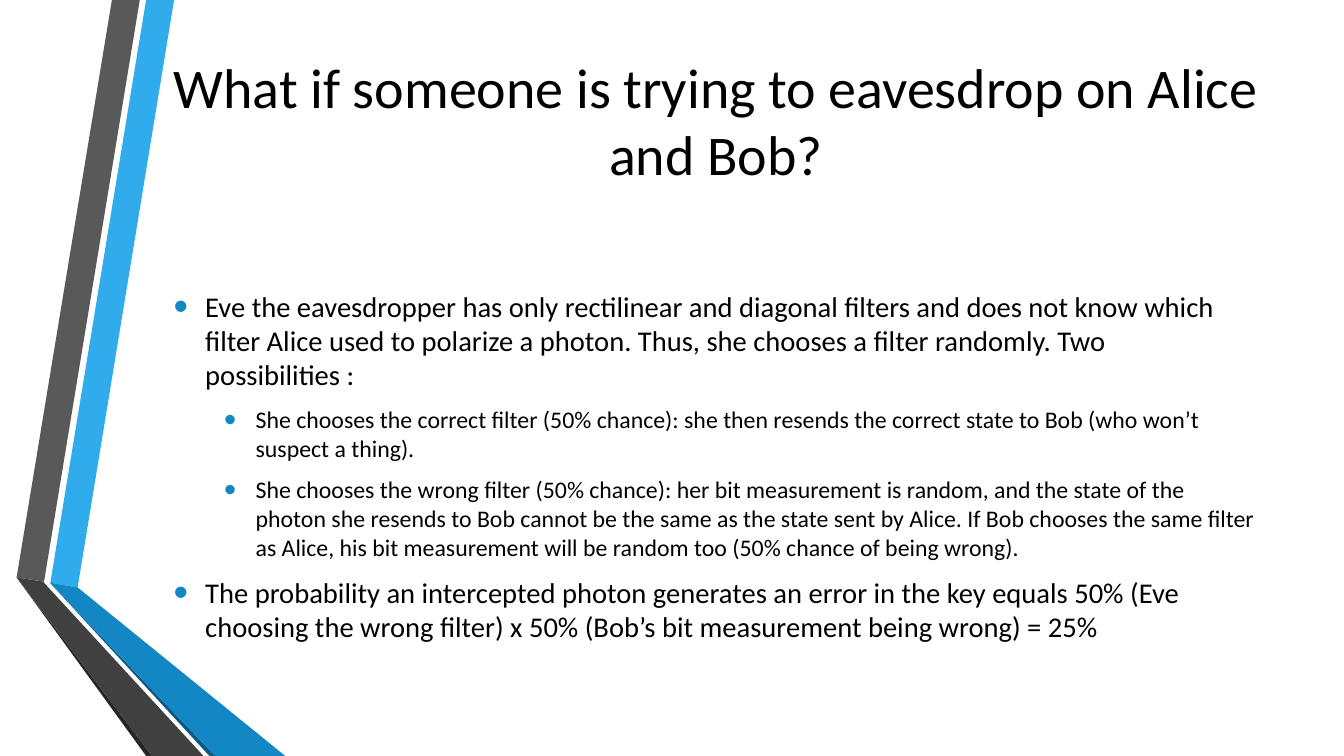
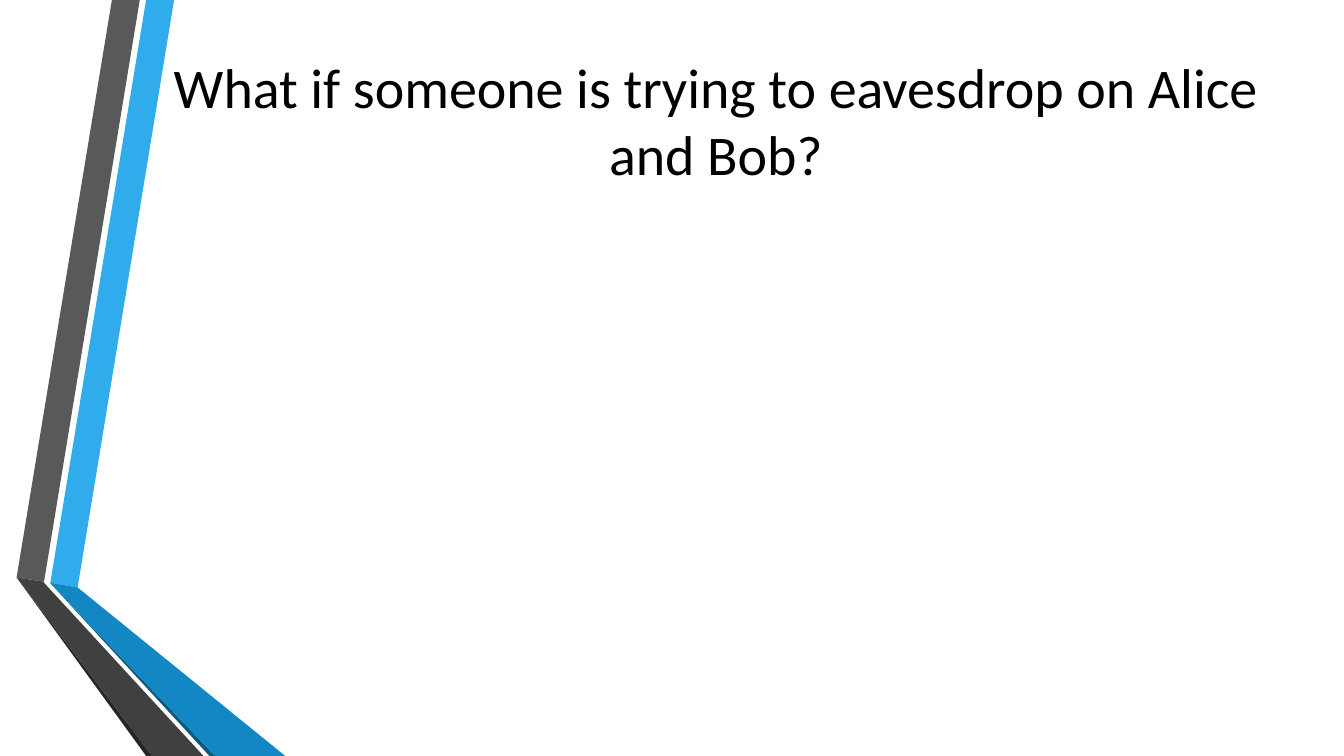
Before and after one commit to ArnaudGallardo/BB84, a slide deck: slide 5 of Simulations of Quantum Cryptography.pptx (slide 4 before the commit). Drawn at 1344x756 pixels with LibreOffice and Linux fonts; fonts in the diff are those of the drawing; grey boxes stand for pictures; background and template pictures are left out. Boxes give left, top, right and bottom in pixels: in the first picture for what was removed or moved away, otherwise in the second. Text is boxed around its words. In the diff, an @@ line names an element or a change of style, - is before the commit and + after.

```diff
--- a/Simulations of Quantum Cryptography.pptx
+++ b/Simulations of Quantum Cryptography.pptx
@@ text removed at <box>205,297,1254,642</box> @@
-• Eve the eavesdropper has only rectilinear and diagonal filters and does not know which filter Alice used to polarize a photon. Thus, she chooses a filter randomly. Two possibilities :
-  • She chooses the correct filter (50% chance): she then resends the correct state to Bob (who won’t suspect a thing).
-  • She chooses the wrong filter (50% chance): her bit measurement is random, and the state of the photon she resends to Bob cannot be the same as the state sent by Alice. If Bob chooses the same filter as Alice, his bit measurement will be random too (50% chance of being wrong).
-• The probability an intercepted photon generates an error in the key equals 50% (Eve choosing the wrong filter) x 50% (Bob’s bit measurement being wrong) = 25%
```
Also in this commit, not shown: 2 other slides changed, 2 slides added.
